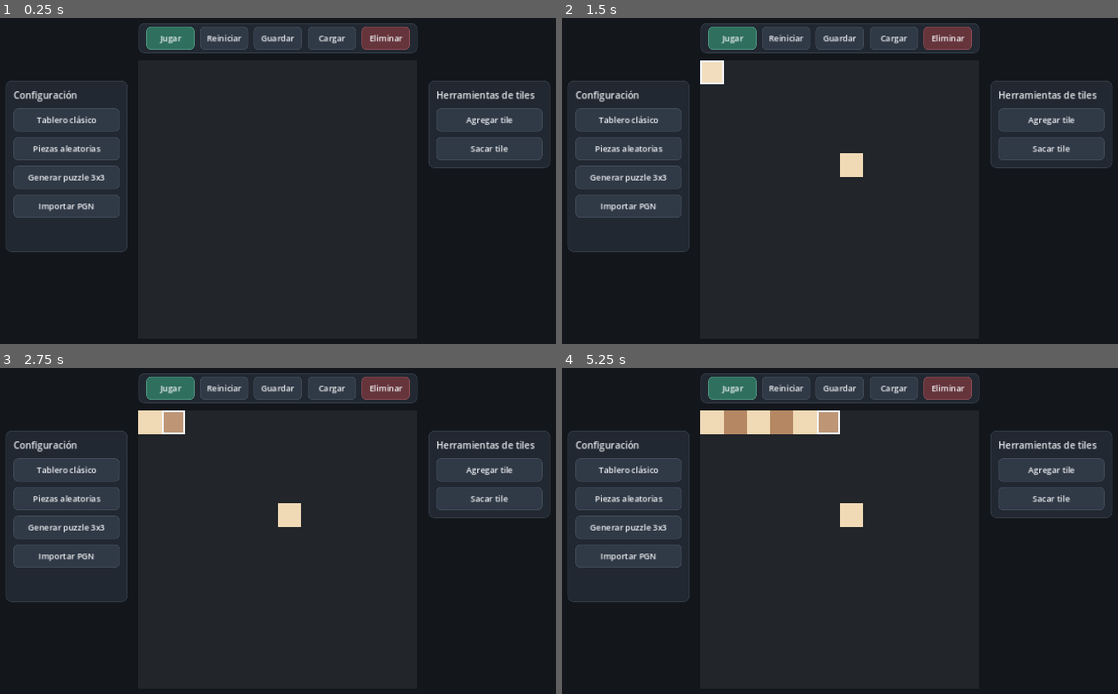
Above: before the commit, frames 1-4 (two rows, left to right).
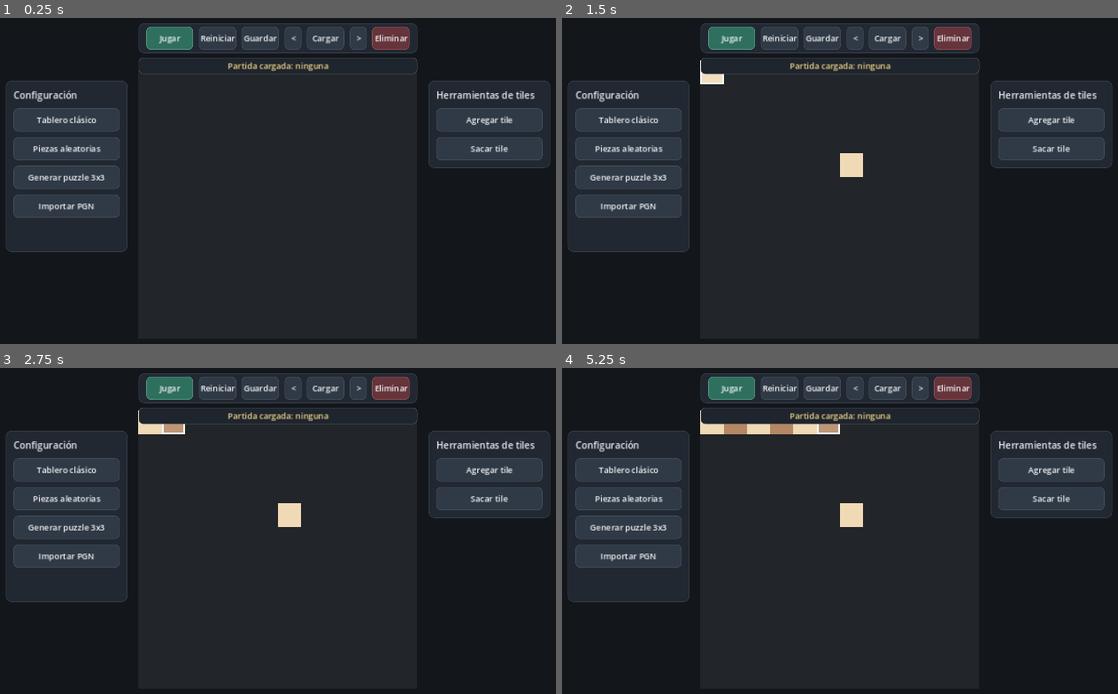
Above: after the commit, the same moments.

Repository: Laia-ar/ajedecks
Game: Godot game, scene res://board.tscn
The game is run twice, just before and just after one commit, with the same random seed, the same clock (stepped at 60 frames per second) and the same inputs.
Inputs (mouse positions are in pixels of both pictures, inside the frame that each line leads up to):
- Up to frame 1 (0.25 s): no input
- Up to frame 2 (1.5 s): click (851, 164) at 0.5 s; click (712, 73) at 1.25 s
- Up to frame 3 (2.75 s): click (172, 423) at 2 s
- Up to frame 4 (5.25 s): click (756, 423) at 2.75 s; click (784, 423) at 3.5 s; click (806, 423) at 4.25 s; click (828, 423) at 5 s

The runs differ from the first frame. In frame 1, 1.2% of the frame differs, in the area x 25-76%, y 2-18%; in frame 2, 1.4%; in frame 3, 1.6%; in frame 4, 2.1%.

Commit message:
UI improvements

Diff:
--- a/board.tscn
+++ b/board.tscn
@@ -24,6 +24,7 @@
 [ext_resource type="Script" path="res://piece_picker.gd" id="28_picker"]
 [ext_resource type="Script" path="res://pgn_import_button.gd" id="29_pgn"]
 [ext_resource type="Script" path="res://game_result.gd" id="30_result"]
+[ext_resource type="Script" path="res://save_navigation_button.gd" id="31_save_nav"]
 
 [node name="Board" type="Control"]
 layout_mode = 3
@@ -223,7 +224,7 @@
 z_index = 101
 layout_mode = 0
 offset_right = 520.0
-offset_bottom = 360.0
+offset_bottom = 430.0
 
 [node name="Label" type="Label" parent="SaveDialog"]
 layout_mode = 0
@@ -246,31 +247,61 @@
 offset_top = 106.0
 offset_right = 496.0
 offset_bottom = 130.0
-text = "Información del puzzle:"
-
-[node name="InformationInput" type="TextEdit" parent="SaveDialog"]
-layout_mode = 0
-offset_left = 24.0
+text = "Categorías y notas:"
+
+[node name="DifficultyLabel" type="Label" parent="SaveDialog"]
+layout_mode = 0
+offset_left = 24.0
+offset_top = 134.0
+offset_right = 250.0
+offset_bottom = 158.0
+text = "Dificultad:"
+
+[node name="DifficultyInput" type="OptionButton" parent="SaveDialog"]
+layout_mode = 0
+offset_left = 24.0
+offset_top = 162.0
+offset_right = 250.0
+offset_bottom = 202.0
+
+[node name="ComplexityLabel" type="Label" parent="SaveDialog"]
+layout_mode = 0
+offset_left = 270.0
 offset_top = 134.0
 offset_right = 496.0
-offset_bottom = 282.0
+offset_bottom = 158.0
+text = "Complejidad:"
+
+[node name="ComplexityInput" type="OptionButton" parent="SaveDialog"]
+layout_mode = 0
+offset_left = 270.0
+offset_top = 162.0
+offset_right = 496.0
+offset_bottom = 202.0
+
+[node name="InformationInput" type="TextEdit" parent="SaveDialog"]
+layout_mode = 0
+offset_left = 24.0
+offset_top = 218.0
+offset_right = 496.0
+offset_bottom = 352.0
 placeholder_text = "Objetivo, reglas especiales, pistas..."
 wrap_mode = 1
 
 [node name="Confirm" type="Button" parent="SaveDialog"]
 layout_mode = 0
 offset_left = 270.0
-offset_top = 302.0
+offset_top = 372.0
 offset_right = 496.0
-offset_bottom = 342.0
+offset_bottom = 412.0
 text = "Guardar"
 
 [node name="Cancel" type="Button" parent="SaveDialog"]
 layout_mode = 0
 offset_left = 24.0
-offset_top = 302.0
+offset_top = 372.0
 offset_right = 250.0
-offset_bottom = 342.0
+offset_bottom = 412.0
 text = "Cancelar"
 
 [node name="LoadDialog" type="Panel" parent="."]
@@ -416,6 +447,15 @@
 offset_bottom = 190.0
 text = "Reiniciar"
 
+[node name="LoadedSaveLabel" type="Label" parent="."]
+layout_mode = 0
+offset_right = 360.0
+offset_bottom = 28.0
+text = "Partida cargada: ninguna"
+horizontal_alignment = 1
+vertical_alignment = 1
+clip_text = true
+
 [node name="PuzzleInfo" type="Panel" parent="."]
 visible = false
 layout_mode = 0
@@ -463,6 +503,31 @@
 BoardPath = NodePath("..")
 LoadDialogPath = NodePath("../LoadDialog")
 PuzzleInfoPath = NodePath("../PuzzleInfo")
+
+[node name="PreviousSaveButton" type="Button" parent="."]
+layout_mode = 1
+anchors_preset = -1
+anchor_left = 15.25
+anchor_top = 0.275
+anchor_right = 17.9
+anchor_bottom = 1.2
+offset_left = -6.10352e-05
+offset_right = -6.10352e-05
+script = ExtResource("31_save_nav")
+LoadButtonPath = NodePath("../LoadButton")
+Direction = -1
+
+[node name="NextSaveButton" type="Button" parent="."]
+layout_mode = 1
+anchors_preset = -1
+anchor_left = 15.25
+anchor_top = 0.275
+anchor_right = 17.9
+anchor_bottom = 1.2
+offset_left = -6.10352e-05
+offset_right = -6.10352e-05
+script = ExtResource("31_save_nav")
+LoadButtonPath = NodePath("../LoadButton")
 
 [node name="DeleteButton" type="Button" parent="."]
 layout_mode = 1
--- a/game.gd
+++ b/game.gd
@@ -27,6 +27,7 @@
 
 @onready var pos: Vector2 = Vector2(Flow.TileXSize / 2, Flow.TileYSize / 2)
 @onready var StatusLabel = get_node_or_null("StatusLabel")
+@onready var LoadedSaveLabel = get_node_or_null("LoadedSaveLabel")
 # Areas where the player can move
 var Areas: PackedStringArray
 # this is seperate the Areas for special circumstances, like castling.
@@ -923,6 +924,17 @@
 			tile.SetSelected(false)
 	SelectedNode = ""
 
+func SetLoadedSaveName(save_name: String):
+	if LoadedSaveLabel == null:
+		return
+	var clean_name = save_name.strip_edges()
+	if clean_name.is_empty():
+		LoadedSaveLabel.text = "Partida cargada: ninguna"
+		LoadedSaveLabel.tooltip_text = ""
+	else:
+		LoadedSaveLabel.text = "Partida cargada: " + clean_name
+		LoadedSaveLabel.tooltip_text = clean_name
+
 func _on_tile_right_clicked(tile_name: String):
 	if PlayMode or CheckmateDetected:
 		return
--- a/load_button.gd
+++ b/load_button.gd
@@ -10,6 +10,9 @@
 @onready var DialogBackdrop = LoadDialog.get_parent().get_node("DialogBackdrop")
 
 const SAVE_DIR = "res://saves/"
+
+var SaveNames: Array[String] = []
+var CurrentSaveIndex := -1
 
 func _ready():
 	text = "Cargar"
@@ -29,16 +32,11 @@
 func _refresh_save_list():
 	var list: ItemList = LoadDialog.get_node("FileList")
 	list.clear()
-
-	var dir = DirAccess.open(SAVE_DIR)
-	if dir == null:
-		return
-	dir.list_dir_begin()
-	var filename = dir.get_next()
-	while filename != "":
-		if filename.ends_with(".json"):
-			list.add_item(filename.trim_suffix(".json"))
-		filename = dir.get_next()
+	SaveNames = _get_save_names()
+	for save_name in SaveNames:
+		list.add_item(save_name)
+	if CurrentSaveIndex >= 0 and CurrentSaveIndex < SaveNames.size():
+		list.select(CurrentSaveIndex)
 
 func _on_confirm():
 	var list: ItemList = LoadDialog.get_node("FileList")
@@ -47,6 +45,21 @@
 		return
 
 	var save_name = list.get_item_text(selected[0])
+	load_save(save_name)
+	LoadDialog.visible = false
+	DialogBackdrop.visible = false
+
+func load_relative_save(direction: int):
+	SaveNames = _get_save_names()
+	if SaveNames.is_empty():
+		return
+	if CurrentSaveIndex < 0 or CurrentSaveIndex >= SaveNames.size():
+		CurrentSaveIndex = 0 if direction >= 0 else SaveNames.size() - 1
+	else:
+		CurrentSaveIndex = wrapi(CurrentSaveIndex + direction, 0, SaveNames.size())
+	load_save(SaveNames[CurrentSaveIndex])
+
+func load_save(save_name: String):
 	var path = SAVE_DIR + save_name + ".json"
 
 	var file = FileAccess.open(path, FileAccess.READ)
@@ -62,11 +75,30 @@
 		return
 
 	Board.DeserializeBoard(data)
-	PuzzleInfo.set_information(str(data.get("information", "")))
-	LoadDialog.visible = false
-	DialogBackdrop.visible = false
+	SaveNames = _get_save_names()
+	CurrentSaveIndex = SaveNames.find(save_name)
+	PuzzleInfo.set_information(
+		str(data.get("information", "")),
+		str(data.get("difficulty", "")),
+		str(data.get("complexity", ""))
+	)
+	Board.SetLoadedSaveName(save_name)
 	print("Cargado: " + path)
 
 func _on_cancel():
 	LoadDialog.visible = false
 	DialogBackdrop.visible = false
+
+func _get_save_names() -> Array[String]:
+	var save_names: Array[String] = []
+	var dir = DirAccess.open(SAVE_DIR)
+	if dir == null:
+		return save_names
+	dir.list_dir_begin()
+	var filename = dir.get_next()
+	while filename != "":
+		if filename.ends_with(".json"):
+			save_names.append(filename.trim_suffix(".json"))
+		filename = dir.get_next()
+	save_names.sort()
+	return save_names
--- a/pgn_import_button.gd
+++ b/pgn_import_button.gd
@@ -36,6 +36,7 @@
 	if Board.PlayMode:
 		Board.get_node("ModeToggle")._on_pressed()
 	Board.DeserializeBoard(_to_board_data(result))
+	Board.SetLoadedSaveName("")
 	PuzzleInfo.set_information(_build_information(result))
 	Dialog.visible = false
 	DialogBackdrop.visible = false
--- a/puzzle_generator.gd
+++ b/puzzle_generator.gd
@@ -352,4 +352,5 @@
 	}
 
 	Board.DeserializeBoard(data)
+	Board.SetLoadedSaveName("")
 	print("Puzzle cargado. Tiles activas: ", active_tiles.size(), " | Piezas blancas: ", s.white.size())
--- a/puzzle_info.gd
+++ b/puzzle_info.gd
@@ -9,12 +9,24 @@
 	ToggleButton.pressed.connect(_on_toggle_pressed)
 	InformationText.scroll_active = true
 	InformationText.fit_content = false
+	InformationText.bbcode_enabled = true
 	visible = false
 
-func set_information(information: String):
+func set_information(information: String, difficulty: String = "", complexity: String = ""):
 	var clean_information = information.strip_edges()
-	visible = not clean_information.is_empty()
-	InformationText.text = clean_information
+	var clean_difficulty = difficulty.strip_edges()
+	var clean_complexity = complexity.strip_edges()
+	var sections := []
+	if not clean_difficulty.is_empty():
+		sections.append("[b]Dificultad:[/b] " + clean_difficulty)
+	if not clean_complexity.is_empty():
+		sections.append("[b]Complejidad:[/b] " + clean_complexity)
+	if not clean_information.is_empty():
+		if not sections.is_empty():
+			sections.append("")
+		sections.append(clean_information)
+	visible = not sections.is_empty()
+	InformationText.text = "\n".join(sections)
 	IsExpanded = true
 	_update_expanded_state()
 
--- a/random_board_button.gd
+++ b/random_board_button.gd
@@ -41,3 +41,4 @@
 			tile.add_child(piece)
 
 	Board.CheckmateDetected = false
+	Board.SetLoadedSaveName("")
--- a/save_button.gd
+++ b/save_button.gd
@@ -8,11 +8,13 @@
 @onready var DialogBackdrop = SaveDialog.get_parent().get_node("DialogBackdrop")
 
 const SAVE_DIR = "res://saves/"
+const CATEGORY_OPTIONS := ["Fácil", "Mediana", "Difícil"]
 
 func _ready():
 	text = "Guardar"
 	tooltip_text = "Guardar el puzzle actual"
 	pressed.connect(_on_pressed)
+	_setup_category_options()
 	# Los puzzles se guardan dentro del proyecto para poder versionarlos.
 	var error = DirAccess.make_dir_recursive_absolute(ProjectSettings.globalize_path(SAVE_DIR))
 	if error != OK:
@@ -26,6 +28,8 @@
 	SaveDialog.visible = true
 	SaveDialog.get_node("NameInput").text = ""
 	SaveDialog.get_node("InformationInput").text = ""
+	SaveDialog.get_node("DifficultyInput").selected = 0
+	SaveDialog.get_node("ComplexityInput").selected = 0
 	SaveDialog.get_node("NameInput").grab_focus()
 
 func _on_confirm():
@@ -38,6 +42,8 @@
 
 	var data = Board.SerializeBoard()
 	data["information"] = SaveDialog.get_node("InformationInput").text.strip_edges()
+	data["difficulty"] = SaveDialog.get_node("DifficultyInput").get_item_text(SaveDialog.get_node("DifficultyInput").selected)
+	data["complexity"] = SaveDialog.get_node("ComplexityInput").get_item_text(SaveDialog.get_node("ComplexityInput").selected)
 	var path = SAVE_DIR + save_name + ".json"
 	var file = FileAccess.open(path, FileAccess.WRITE)
 	if file == null:
@@ -53,3 +59,11 @@
 func _on_cancel():
 	SaveDialog.visible = false
 	DialogBackdrop.visible = false
+
+func _setup_category_options():
+	for node_name in ["DifficultyInput", "ComplexityInput"]:
+		var input: OptionButton = SaveDialog.get_node(node_name)
+		input.clear()
+		for option in CATEGORY_OPTIONS:
+			input.add_item(option)
+		input.selected = 0
--- /dev/null
+++ b/save_navigation_button.gd
@@ -0,0 +1,14 @@
+extends Button
+
+@export var LoadButtonPath: NodePath
+@export var Direction := 1
+
+@onready var LoadButton = get_node(LoadButtonPath)
+
+func _ready():
+	text = ">" if Direction >= 0 else "<"
+	tooltip_text = "Cargar siguiente puzzle guardado" if Direction >= 0 else "Cargar puzzle guardado anterior"
+	pressed.connect(_on_pressed)
+
+func _on_pressed():
+	LoadButton.load_relative_save(1 if Direction >= 0 else -1)
--- /dev/null
+++ b/saves/ejemplo3.json
@@ -0,0 +1,23 @@
+{
+  "active_tiles": [
+    "6-4",
+    "4-6"
+  ],
+  "board_x": 12,
+  "board_y": 12,
+  "complexity": "Difícil",
+  "difficulty": "Difícil",
+  "information": "A ver",
+  "pieces": [
+    {
+      "color": 0,
+      "location": "4-6",
+      "type": "Bishop"
+    }
+  ],
+  "tile_heights": {
+
+  },
+  "turn": 0,
+  "version": 1
+}
--- a/standard_board_button.gd
+++ b/standard_board_button.gd
@@ -32,3 +32,4 @@
 	# Colocar piezas standard
 	Flow.RegularGame()
 	Board.CheckmateDetected = false
+	Board.SetLoadedSaveName("")
--- a/ui_layout.gd
+++ b/ui_layout.gd
@@ -13,6 +13,7 @@
 @onready var LeftPanel: Panel = Board.get_node("LeftToolPanel")
 @onready var RightPanel: Panel = Board.get_node("RightToolPanel")
 @onready var StatusLabel: Label = Board.get_node("StatusLabel")
+@onready var LoadedSaveLabel: Label = Board.get_node("LoadedSaveLabel")
 @onready var PuzzleInfo: Panel = Board.get_node("PuzzleInfo")
 @onready var GameResult: Panel = Board.get_node("GameResult")
 
@@ -43,6 +44,8 @@
 	PuzzleInfo.size.x = PANEL_WIDTH
 
 	_layout_top_buttons()
+	LoadedSaveLabel.position = Vector2(board_rect.position.x, TopToolbar.position.y + TopToolbar.size.y + 8.0)
+	LoadedSaveLabel.size = Vector2(board_rect.size.x, 30.0)
 	_layout_side_panel(LeftPanel, [
 		Board.get_node("StandardButton"),
 		Board.get_node("RandomButton"),
@@ -60,29 +63,35 @@
 	)
 	StatusLabel.size = Vector2(300.0, 32.0)
 
-	_center_dialog(Board.get_node("SaveDialog"), Vector2(520.0, 360.0), viewport_size)
+	_center_dialog(Board.get_node("SaveDialog"), Vector2(520.0, 430.0), viewport_size)
 	_center_dialog(Board.get_node("LoadDialog"), Vector2(460.0, 360.0), viewport_size)
 	_center_dialog(Board.get_node("PGNDialog"), Vector2(620.0, 500.0), viewport_size)
 	_center_dialog(GameResult, Vector2(380.0, 210.0), viewport_size)
 
 func _layout_top_buttons():
 	var buttons = [
-		Board.get_node("ModeToggle"),
-		Board.get_node("ResetButton"),
-		Board.get_node("SaveButton"),
-		Board.get_node("LoadButton"),
-		Board.get_node("DeleteButton")
+		{"node": Board.get_node("ModeToggle"), "weight": 1.25},
+		{"node": Board.get_node("ResetButton"), "weight": 1.0},
+		{"node": Board.get_node("SaveButton"), "weight": 1.0},
+		{"node": Board.get_node("PreviousSaveButton"), "weight": 0.45},
+		{"node": Board.get_node("LoadButton"), "weight": 1.0},
+		{"node": Board.get_node("NextSaveButton"), "weight": 0.45},
+		{"node": Board.get_node("DeleteButton"), "weight": 1.0}
 	]
 	var available_width = TopToolbar.size.x - PANEL_PADDING * 2.0
-	var width = (available_width - BUTTON_GAP * (buttons.size() - 1)) / buttons.size()
+	var total_weight := 0.0
+	for item in buttons:
+		total_weight += float(item["weight"])
+	var unit_width = (available_width - BUTTON_GAP * (buttons.size() - 1)) / total_weight
+	var x := PANEL_PADDING
 	for index in buttons.size():
-		var button: Button = buttons[index]
+		var item = buttons[index]
+		var button: Button = item["node"]
+		var width = unit_width * float(item["weight"])
 		_prepare_control(button)
-		button.position = TopToolbar.position + Vector2(
-			PANEL_PADDING + index * (width + BUTTON_GAP),
-			6.0
-		)
+		button.position = TopToolbar.position + Vector2(x, 6.0)
 		button.size = Vector2(width, BUTTON_HEIGHT)
+		x += width + BUTTON_GAP
 
 func _layout_side_panel(panel: Panel, buttons: Array):
 	var y = 50.0
@@ -119,6 +128,8 @@
 	for input in [
 		Board.get_node("SaveDialog/NameInput"),
 		Board.get_node("SaveDialog/InformationInput"),
+		Board.get_node("SaveDialog/DifficultyInput"),
+		Board.get_node("SaveDialog/ComplexityInput"),
 		Board.get_node("LoadDialog/FileList"),
 		Board.get_node("PGNDialog/PGNInput")
 	]:
@@ -141,6 +152,13 @@
 	_prepare_control(StatusLabel)
 	StatusLabel.add_theme_color_override("font_color", Color("#dce4ec"))
 	StatusLabel.add_theme_stylebox_override("normal", _style(Color("#222831"), Color("#39424e"), 8, 1))
+
+	LoadedSaveLabel.horizontal_alignment = HORIZONTAL_ALIGNMENT_CENTER
+	LoadedSaveLabel.vertical_alignment = VERTICAL_ALIGNMENT_CENTER
+	_prepare_control(LoadedSaveLabel)
+	LoadedSaveLabel.add_theme_font_size_override("font_size", 15)
+	LoadedSaveLabel.add_theme_color_override("font_color", Color("#f0d58a"))
+	LoadedSaveLabel.add_theme_stylebox_override("normal", _style(Color("#1f252d"), Color("#4b5563"), 8, 1))
 
 func _style_button(button: Button, normal: StyleBox, hover: StyleBox, pressed: StyleBox, disabled: StyleBox):
 	button.custom_minimum_size = Vector2(
Not shown: 1 places in board.tscn that only renumber resources
